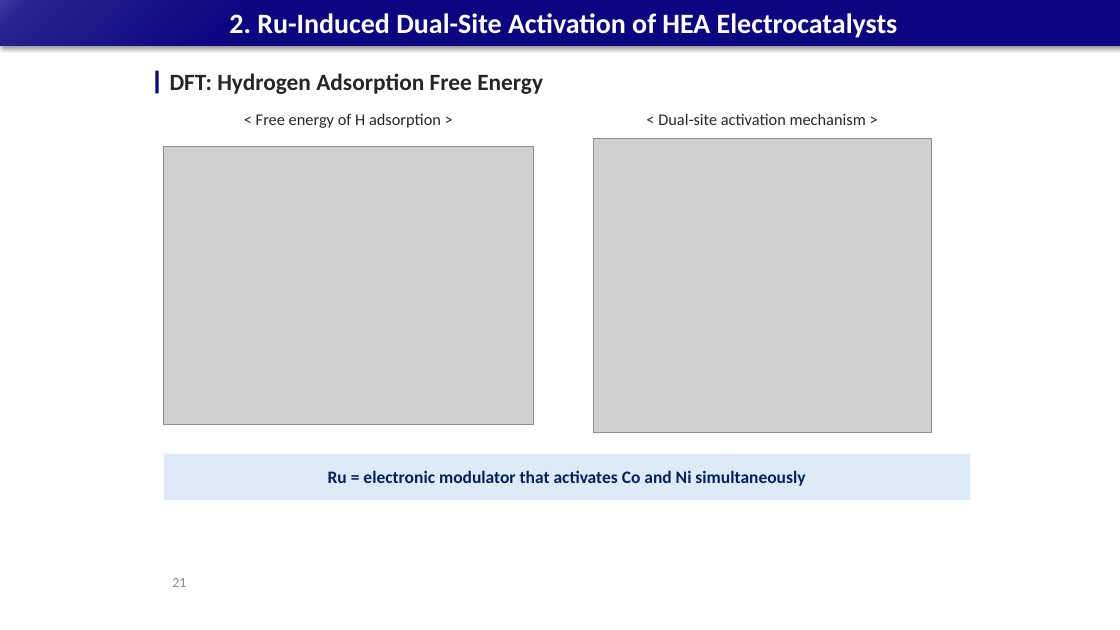
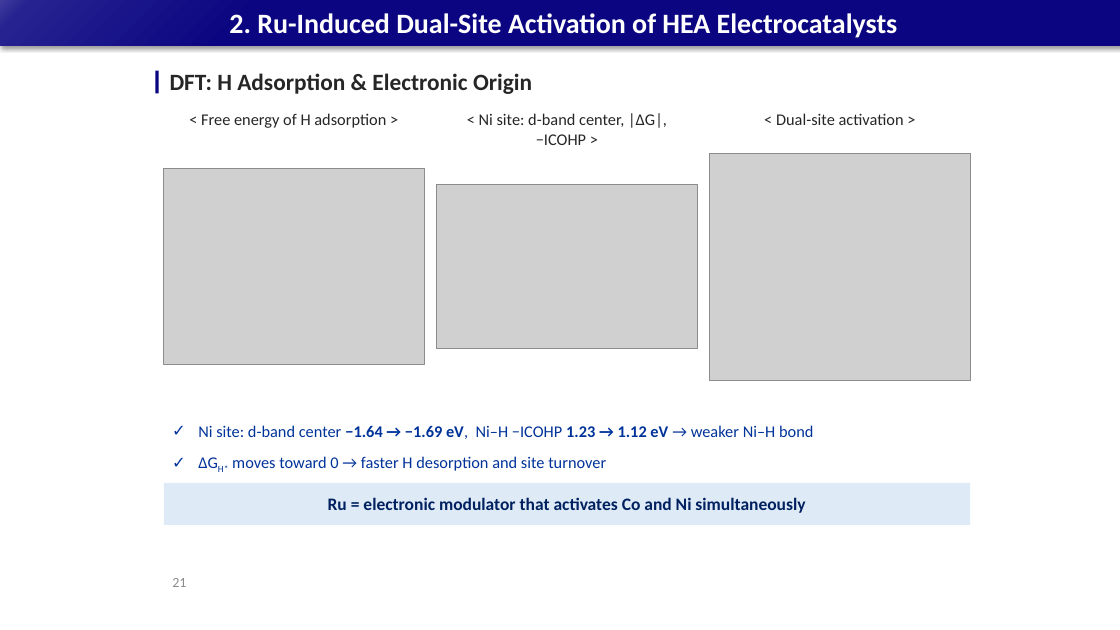
Before and after one commit to limsj0204/letter, a slide deck: slide 21 of 학위논문_디펜스_발표자료_5시료.pptx. Drawn at 1120x630 pixels with LibreOffice and Linux fonts; fonts in the diff are those of the drawing; grey boxes stand for pictures. Boxes give left, top, right and bottom in pixels: in the first picture for what was removed or moved away, otherwise in the second. Text is boxed around its words. In the diff, an @@ line names an element or a change of style, - is before the commit and + after.

```diff
--- a/학위논문_디펜스_발표자료_5시료.pptx
+++ b/학위논문_디펜스_발표자료_5시료.pptx
@@ text at (170, 73, 532, 94): text changed @@
-DFT: Hydrogen Adsorption Free Energy
+DFT: H Adsorption & Electronic Origin
@@ text "< Free energy of H ...": place and size @@
-text "< Free energy of H ..." at (256, 113, 441, 128)
+text "< Free energy of H ..." at (201, 113, 386, 128)
@@ text added at (479, 113, 667, 145), 14 pt, text #262626 @@
+< Ni site: d-band center, |ΔG|, −ICOHP >
@@ text at (776, 113, 904, 125): text changed @@
-< Dual-site activation mechanism >
+< Dual-site activation >
@@ picture: place and size @@
-picture at (164, 147, 534, 425)
+picture at (164, 169, 424, 365)
@@ picture: place and size @@
-picture at (593, 139, 931, 433)
+picture at (710, 154, 970, 381)
@@ picture added at (437, 185, 697, 349) @@
@@ text added at (198, 425, 813, 471), 14 pt, text #003399 @@
+✓ Ni site: d-band center −1.64 → −1.69 eV, Ni–H −ICOHP 1.23 → 1.12 eV → weaker Ni–H bond
+✓ ΔGH* moves toward 0 → faster H desorption and site turnover
@@ rectangle "Ru = electronic modulator that ...": place and size @@
-rectangle "Ru = electronic modulator that ..." at (164, 454, 970, 500)
+rectangle "Ru = electronic modulator that ..." at (164, 483, 970, 525)
```
Also in this commit, not shown: 1 other slide changed.
